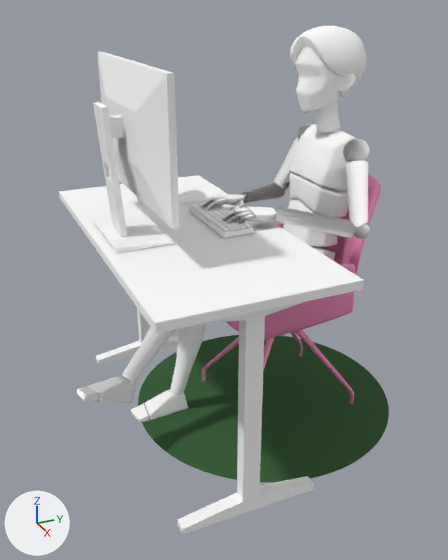
The glTF model public/controller.gltf, before and after one commit.
Camera for both pictures: a 50 mm lens placed at (185.4, -120.4, 147.1), pointed at (3.7, -38.6, 56.2). Lighting does not change. The marker at lower left points along +X, +Y and +Z. Where no turn or scale is listed for an object, it has been applied to the vertices. Vertices at the same position are counted once.

In view in the first picture: 'Carpet', 'Chair:PIV', 'Desk:PIV', 'Dummy_Hair', 'Dummy_HeadShape', 'Dummy_LeftArmShape', 'Dummy_LeftFootShape', 'Dummy_LeftForeArmShape', 'Dummy_LeftLegShape', 'Dummy_LeftToeBase:PIV', 'Dummy_SpineShape1', 'Dummy_SpineShape2', 'KeyBoard:PIV', 'Monitor2:PIV', 'Mouse'.
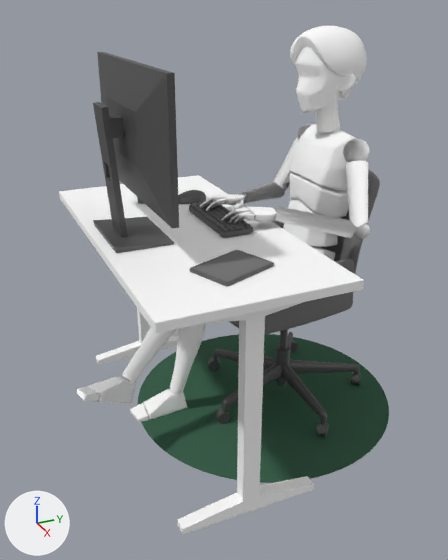
ob_dummy_leftupleg is not drawn itself; it is the parent of ob_dummy_leftupleg_piv.

Pixel boxes [x1, y1, x2, y2] of what changed, in the pictures (448 x 560 px; the box of a moved part takes in the faces that stretch with it):
'Carpet', reshaped: before [138, 335, 389, 482]; after [138, 334, 389, 483]
'Chair:PIV', reshaped: before [202, 174, 381, 404]; after [208, 169, 380, 437]
'Tablet', added: after [190, 250, 274, 286]
'Dummy_LeftLegShape', turned: [170, 323, 206, 394] in both
'KeyBoard:PIV', recoloured: [189, 202, 254, 238] in both
'Dummy_LeftFootShape', moved: before [145, 390, 188, 420]; after [144, 389, 187, 420]
'Mouse', recoloured: [178, 190, 206, 204] in both
'Dummy_LeftToeBase:PIV', moved: before [131, 403, 149, 422]; after [130, 403, 149, 422]
part 1 of me_monitor2shape, moved or reshaped: [167, 78, 179, 229] in both
part 2 of me_monitor2shape, recoloured (white to grey): [93, 52, 175, 253] in both

Diff of the bpy script that builds the scene:
```diff
--- a/public/controller.gltf.py
+++ b/public/controller.gltf.py
@@ me_mouseshape @@
 me_mouseshape.from_pydata(...)  # 130 vertices, 256 faces; spans x -3.47..3.47, y -6.35..5.98, z -1.98..2.05
-me_mouseshape.materials.append(mat_glslshader3)  # white #ffffff
+me_mouseshape.materials.append(mat_balckglslshader2)  # dark grey #606060
@@ me_monitor2shape @@
 me_monitor2shape.from_pydata(...)  # 80 vertices, 156 faces; spans x -35.0..35.0, y -79.1..-60.0, z 76.6..130.0
-me_monitor2shape.vertices[26].co = (-34.0, -66.2, 129.0)
-me_monitor2shape.vertices[27].co = (34.0, -66.2, 129.0)
-me_monitor2shape.vertices[28].co = (-34.0, -66.2, 91.6)
-me_monitor2shape.vertices[29].co = (34.0, -66.2, 91.6)
-me_monitor2shape.vertices[30].co = (34.0, -66.0, 91.6)
-me_monitor2shape.vertices[31].co = (35.0, -66.0, 91.6)  # pixel (179, 221)
-me_monitor2shape.vertices[32].co = (-35.0, -66.0, 90.0)
-me_monitor2shape.vertices[33].co = (-34.0, -66.0, 90.0)
-me_monitor2shape.vertices[34].co = (34.0, -66.0, 90.0)  # pixel (178, 226)
-me_monitor2shape.vertices[35].co = (35.0, -66.0, 90.0)  # pixel (179, 227)
+# me_monitor2shape part 1
+me_monitor2shape.vertices[26].co = (34.0, -66.0, 91.6)
+me_monitor2shape.vertices[27].co = (35.0, -66.0, 91.6)  # pixel (179, 221)
+me_monitor2shape.vertices[28].co = (-35.0, -66.0, 90.0)
+me_monitor2shape.vertices[29].co = (-34.0, -66.0, 90.0)
+me_monitor2shape.vertices[30].co = (34.0, -66.0, 90.0)  # pixel (178, 226)
+me_monitor2shape.vertices[31].co = (35.0, -66.0, 90.0)  # pixel (179, 227)
+me_monitor2shape.vertices[32].co = (-34.0, -66.2, 129.0)
+me_monitor2shape.vertices[33].co = (34.0, -66.2, 129.0)
+me_monitor2shape.vertices[34].co = (34.0, -66.2, 91.6)
+me_monitor2shape.vertices[35].co = (-34.0, -66.2, 91.6)
+# me_monitor2shape part 2: 128 faces spanning x -35.0..35.0, y -79.1..-60.0, z 76.6..130.0 switch from mat_glslshader3 (white #ffffff) to mat_balckglslshader2 (dark grey #606060)
@@ me_keyboardshape @@
 me_keyboardshape.from_pydata(...)  # 8799 vertices, 17350 faces; spans x -15.6..15.6, y -44.0..-33.2, z 76.5..79.4
-me_keyboardshape.materials.append(mat_glslshader3)  # white #ffffff
+me_keyboardshape.materials.append(mat_balckglslshader2)  # dark grey #606060
@@ me_chairshape @@
-me_chairshape.from_pydata(...)  # 7914 vertices, 15834 faces; spans x -27.0..27.0, y -38.1..19.9, z 0.0..88.4
-me_chairshape.materials.append(mat_lambert1)  # light grey #bfbfbf
-me_chairshape.materials.append(mat_glslshader2)  # pink #ff99c9
+me_chairshape.from_pydata(...)  # 7845 vertices, 15552 faces; spans x -28.0..34.8, y -44.4..21.9, z 0.2..90.2
+# me_chairshape part 3: 2 vertices moved within x -10.5..10.5, y 17.4, z 87.8; 7888 vertices removed from x -27.0..27.0, y -38.1..19.9, z 0.0..88.4; 7819 vertices added at x -28.0..34.8, y -44.4..21.9, z 0.2..90.2
+me_chairshape.materials.append(mat_balckglslshader2)  # dark grey #606060
+me_chairshape.materials.append(mat_chairglslshader6)  # grey #727272
@@ me_carpetshape @@
-me_carpetshape.from_pydata(...)  # 97 vertices, 128 faces; spans x -50.0..50.0, y -50.0..50.0, z 0.0
-me_carpetshape.materials.append(mat_glslshader4)  # dark green #335f33
+me_carpetshape.from_pydata(...)  # 161 vertices, 256 faces; spans x -50.1..50.1, y -50.1..50.1, z 0.0..0.2
+# me_carpetshape part 4: 4 vertices moved within x -35.4..35.4, y -35.4..35.4, z 0.0; 93 vertices removed from x -50.0..50.0, y -50.0..50.0, z 0.0; 157 vertices added at x -50.1..50.1, y -50.1..50.1, z 0.0..0.2
+me_carpetshape.materials.append(mat_carpetglslshader4)  # dark green #335f47
@@ ob_dummy_leftupleg @@
 ob_dummy_leftupleg.location = (8.425, -2.053, -2.246)
-ob_dummy_leftupleg.rotation_euler = (-1.201, 0.148, -0.221)  # degrees (-69, 8.5, -13)
+ob_dummy_leftupleg.rotation_euler = (-1.207, 0.146, -0.222)  # degrees (-69, 8.4, -13)
@@ ob_dummy_leftfootshape @@
 ob_dummy_leftfootshape = bpy.data.objects.new('Dummy_LeftFootShape', me_dummy_leftfootshape)
-ob_dummy_leftfootshape.location = (-15.2, -59.6, 97.0)
+ob_dummy_leftfootshape.location = (-15.2, -59.9, 97.3)
@@ ob_dummy_lefttoebase_piv @@
 ob_dummy_lefttoebase_piv = bpy.data.objects.new('Dummy_LeftToeBase:PIV', me_dummy_lefttoebaseshape)
-ob_dummy_lefttoebase_piv.location = (-15.2, -59.6, 97.0)
+ob_dummy_lefttoebase_piv.location = (-15.2, -59.9, 97.3)
@@ ob_tablet @@
+ob_tablet = bpy.data.objects.new('Tablet', me_tabletshape)  # 56 vertices, 108 faces; spans x -10.4..10.4, y -11.8..11.8, z -0.5..0.5; in mat_balckglslshader2 (dark grey #606060), mat_chairglslshader6 (grey #727272)
+ob_tablet.location = (38.2, -51.5, 77.1)
```
